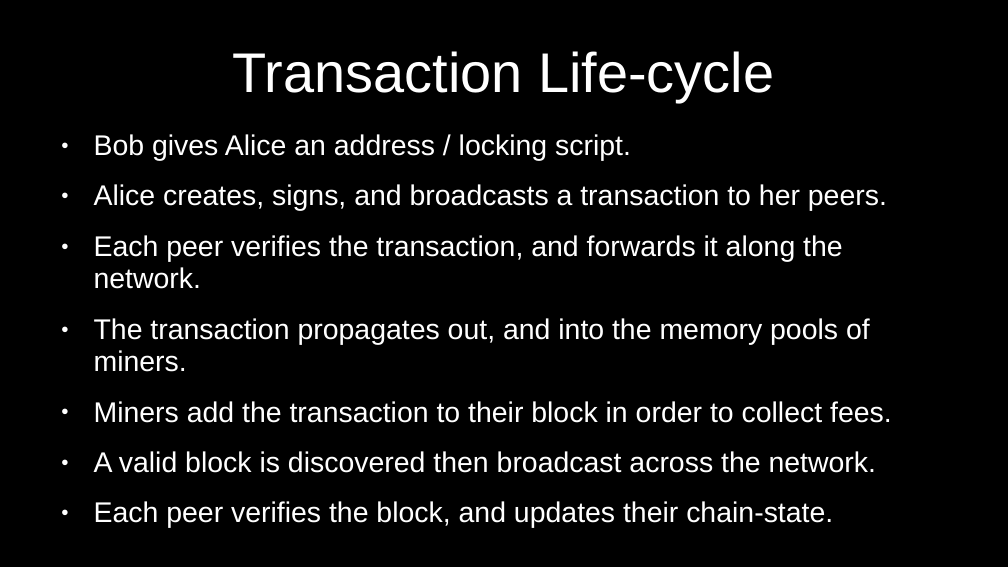
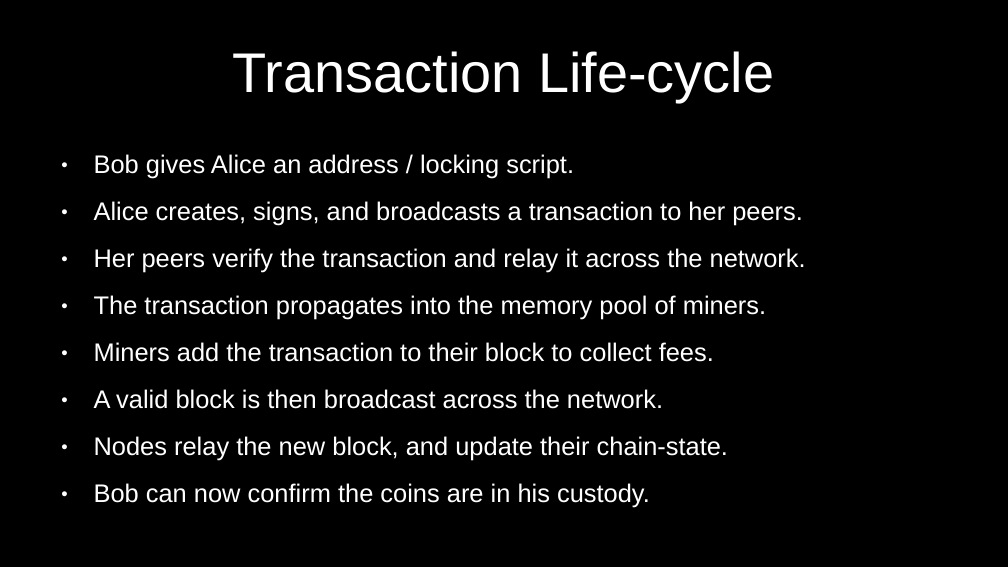
Before and after one commit to cmdruid/bitcoin-programming, a slide deck: slide 23 of slides/bitcoin-transactions.odp. Drawn at 1008x567 pixels with LibreOffice and Linux fonts; fonts in the diff are those of the drawing. Boxes give left, top, right and bottom in pixels: in the first picture for what was removed or moved away, otherwise in the second. Text is boxed around its words. In the diff, an @@ line names an element or a change of style, - is before the commit and + after.

```diff
--- a/slides/bitcoin-transactions.odp
+++ b/slides/bitcoin-transactions.odp
@@ text at [94,154,803,226]: size 22.4 to 20 pt in "Bob gives Alice an address / locking ...", "Alice creates, signs, and broadcasts a transaction ..." @@
@@ text at [94,248,806,508]: text changed; size 22.4 to 20 pt @@
-● Each peer verifies the transaction, and forwards it along the network.
-● The transaction propagates out, and into the memory pools of miners.
-● Miners add the transaction to their block in order to collect fees.
-● A valid block is discovered then broadcast across the network.
-● Each peer verifies the block, and updates their chain-state.
+● Her peers verify the transaction and relay it across the network.
+● The transaction propagates into the memory pool of miners.
+● Miners add the transaction to their block to collect fees.
+● A valid block is then broadcast across the network.
+● Nodes relay the new block, and update their chain-state.
+● Bob can now confirm the coins are in his custody.
```
Also in this commit, not shown: 14 other slides changed, 3 slides added, 3 slides removed, 8 other files.
